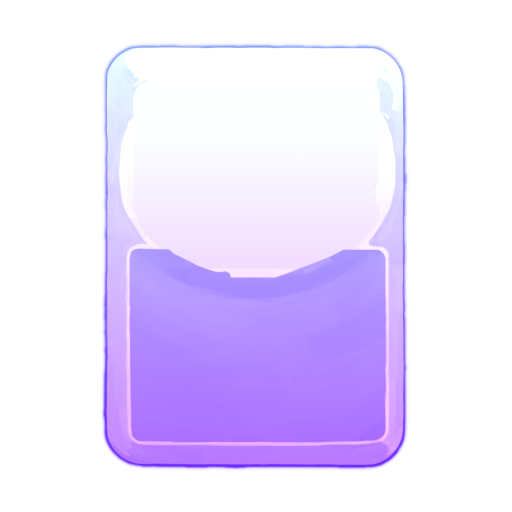
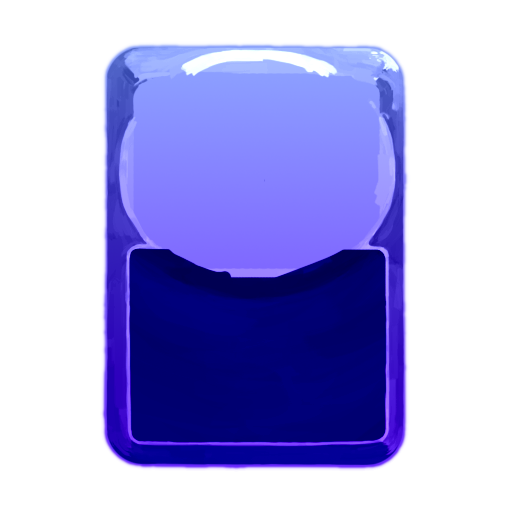
Two versions of the same layered image (512×512). Layer-by-layer changes:
"bg_power_gray": blend addition → linear light, painted on it over 106, 47, 405, 466
